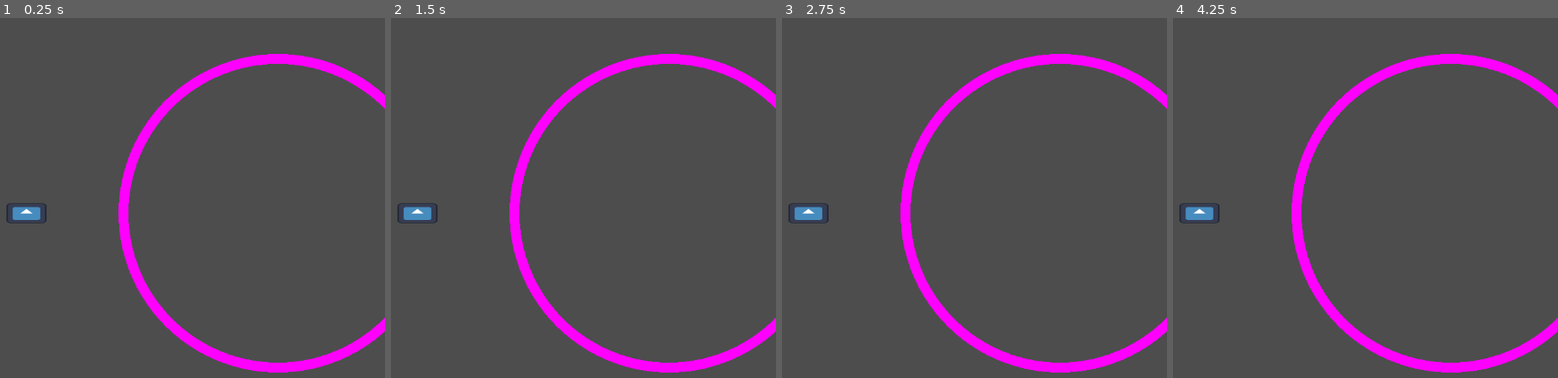
Above: before the commit, frames 1-4 (left to right).
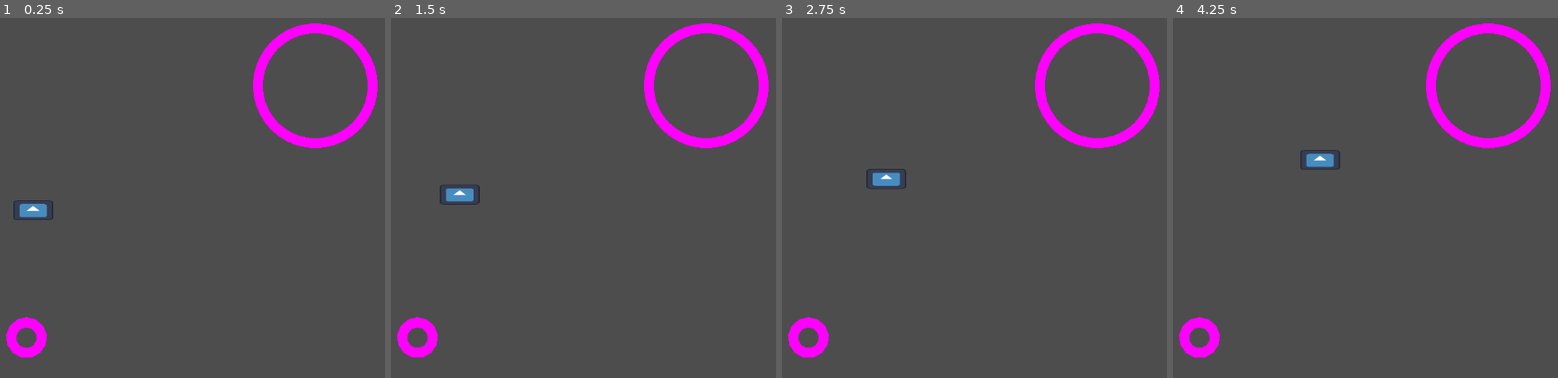
Above: after the commit, the same moments.

Repository: CasparG00/Conspiracy
Game: Godot game, scene res://game.tscn
Two runs of this game, one before a commit and one after it. Both use one fixed random seed, a clock stepped at 60 frames per second and the inputs below. The engine's default icon, where the game draws it, is replaced by a stand-in: a white triangle on a blue panel in a dark square.
Inputs:
- Up to frame 1 (0.25 s): no input
- Up to frame 2 (1.5 s): no input
- Up to frame 3 (2.75 s): no input
- Up to frame 4 (4.25 s): no input

The runs differ from the first frame. In frame 1, 8.9% of the frame differs, in the area x 1-100%, y 1-99%; in frame 2, 9.2%; in frame 3, 9.2%; in frame 4, 9.2%.

Commit message:
updated pathing and implemented weights

Diff:
--- a/entities/influence_area/influence_area.gd
+++ b/entities/influence_area/influence_area.gd
@@ -1,18 +1,15 @@
 extends Area2D
 
 
-const BASE_RADIUS = 256
-
-@onready var collision_shape: CollisionShape2D = $CollisionShape2D
-@onready var texture_circle: TextureCircle = $TextureCircle
+@export var radius := 256.0: set = set_radius
 
 
-func _ready():
-	set_radius(BASE_RADIUS)
+func set_radius(value: float):
+	$CollisionShape2D.shape = CircleShape2D.new()
+	$CollisionShape2D.shape.radius = value
+
+	$TextureCircle.radius = value
 
 
-func set_radius(radius: float):
-	collision_shape.shape = CircleShape2D.new()
-	collision_shape.shape.radius = radius
-
-	texture_circle.radius = radius
+func get_radius() -> float:
+	return $TextureCircle.radius
--- a/entities/sheep/sheep.gd
+++ b/entities/sheep/sheep.gd
@@ -10,8 +10,11 @@
 
 func _physics_process(_delta: float):
 	var wish_velocity := Vector2.ZERO
-	for area in influence_areas:
-		wish_velocity += area.global_position - global_position
+
+	if not influence_areas.is_empty():
+		var closest_area: Area2D = influence_areas.front()
+		var direction_delta := closest_area.global_position - global_position
+		wish_velocity += direction_delta.normalized() * (direction_delta.length() - closest_area.get_radius() * 0.5)
 
 	# Clamp the wish_velocity to the max velocity.
 	if wish_velocity.length_squared() > MAX_VELOCITY * MAX_VELOCITY:
@@ -21,9 +24,21 @@
 	move_and_slide()
 
 
-func _on_detection_area_area_exited(area: Area2D):
+func _on_detection_area_area_entered(area: Area2D):
 	influence_areas.append(area)
+	influence_areas.sort_custom(_sort_by_weight)
 
 
-func _on_detection_area_area_entered(area: Area2D):
+func _on_detection_area_area_exited(area: Area2D):
 	influence_areas.erase(area)
+	influence_areas.sort_custom(_sort_by_weight)
+
+
+func _sort_by_weight(area1: Area2D, area2: Area2D) -> bool:
+	var distance1 := global_position.distance_to(area1.global_position)
+	var distance2 := global_position.distance_to(area2.global_position)
+
+	var weight1: float = area1.get_radius() / distance1
+	var weight2: float = area2.get_radius() / distance2
+
+	return weight1 > weight2
--- a/entities/sheep/sheep.tscn
+++ b/entities/sheep/sheep.tscn
@@ -11,6 +11,7 @@
 radius = 500.0
 
 [node name="Sheep" type="CharacterBody2D"]
+motion_mode = 1
 script = ExtResource("1_s1s5f")
 
 [node name="CollisionShape2D" type="CollisionShape2D" parent="."]
@@ -26,3 +27,6 @@
 
 [node name="CollisionShape2D" type="CollisionShape2D" parent="DetectionArea"]
 shape = SubResource("CircleShape2D_7ljsq")
+
+[connection signal="area_entered" from="DetectionArea" to="." method="_on_detection_area_area_entered"]
+[connection signal="area_exited" from="DetectionArea" to="." method="_on_detection_area_area_exited"]
--- a/game.tscn
+++ b/game.tscn
@@ -9,7 +9,12 @@
 
 [node name="Camera2D" type="Camera2D" parent="World"]
 
+[node name="InfluenceArea" parent="World" instance=ExtResource("2_66oey")]
+position = Vector2(0, 200)
+radius = 32
+
+[node name="InfluenceArea2" parent="World" instance=ExtResource("2_66oey")]
+position = Vector2(464, -205)
+radius = 100
+
 [node name="Sheep" parent="World" instance=ExtResource("1_avbu6")]
-
-[node name="InfluenceArea" parent="." instance=ExtResource("2_66oey")]
-position = Vector2(404, 0)
